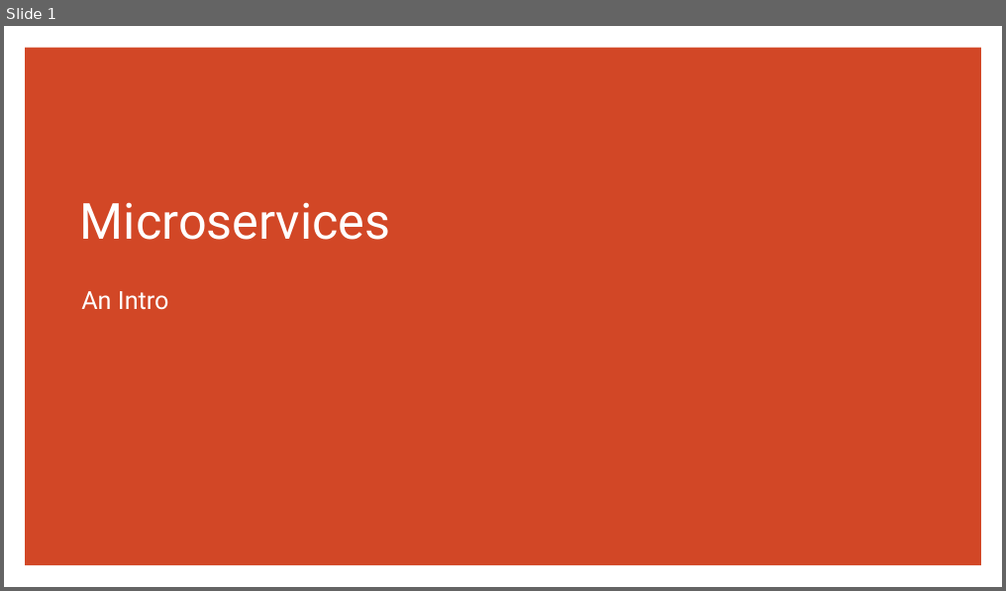
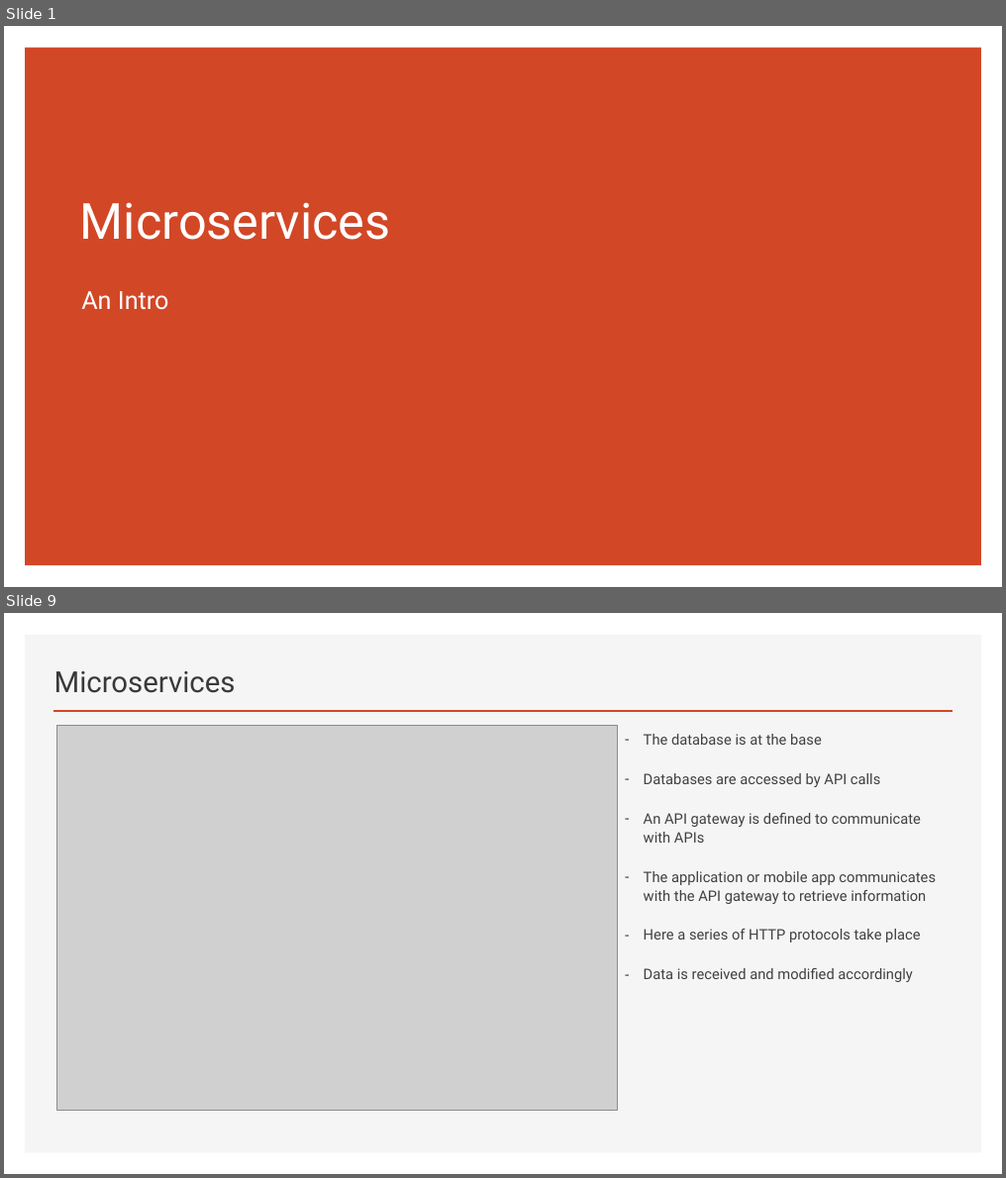
Before and after one commit to erniephillips/erniephillips.github.io, a slide deck: restful-api-presentations/phillips-presentation-week-8.pptx. Shown one above the other, each under a label of ours: slide 1 before the commit, slides 1 and 9 after it; the slides between them are not shown. The pictures are 1006x591 and 1006x1178 pixels, drawn with LibreOffice and Linux fonts; fonts in the diff are those of the drawing; grey boxes stand for pictures. Boxes give left, top, right and bottom in pixels: in the first picture for what was removed or moved away, otherwise in the second. Text is boxed around its words. In the diff, an @@ line names an element or a change of style, - is before the commit and + after.

```diff
--- a/restful-api-presentations/phillips-presentation-week-8.pptx
+++ b/restful-api-presentations/phillips-presentation-week-8.pptx
@@ slide 9 added at [4,613,1002,1174], background #FFFFFF @@
@@ rectangle added at [25,635,982,1154], fill #F5F5F5 @@
@@ title added at [54,671,236,693], 28 pt, text #3B3838 @@
+Microservices
@@ line added from (54, 711) to (952, 711), #D24726 2 pt @@
@@ picture added at [57,725,618,1110] @@
@@ text added at [644,734,936,982], 14 pt, text #404040 @@
+– The database is at the base
+– Databases are accessed by API calls
+– An API gateway is defined to communicate with APIs
+– The application or mobile app communicates with the API gateway to retrieve information
+– Here a series of HTTP protocols take place
+– Data is received and modified accordingly
```
Also in this commit, not shown: 7 slides changed, 1 other slide added, 2 slides removed, 2 other files.
